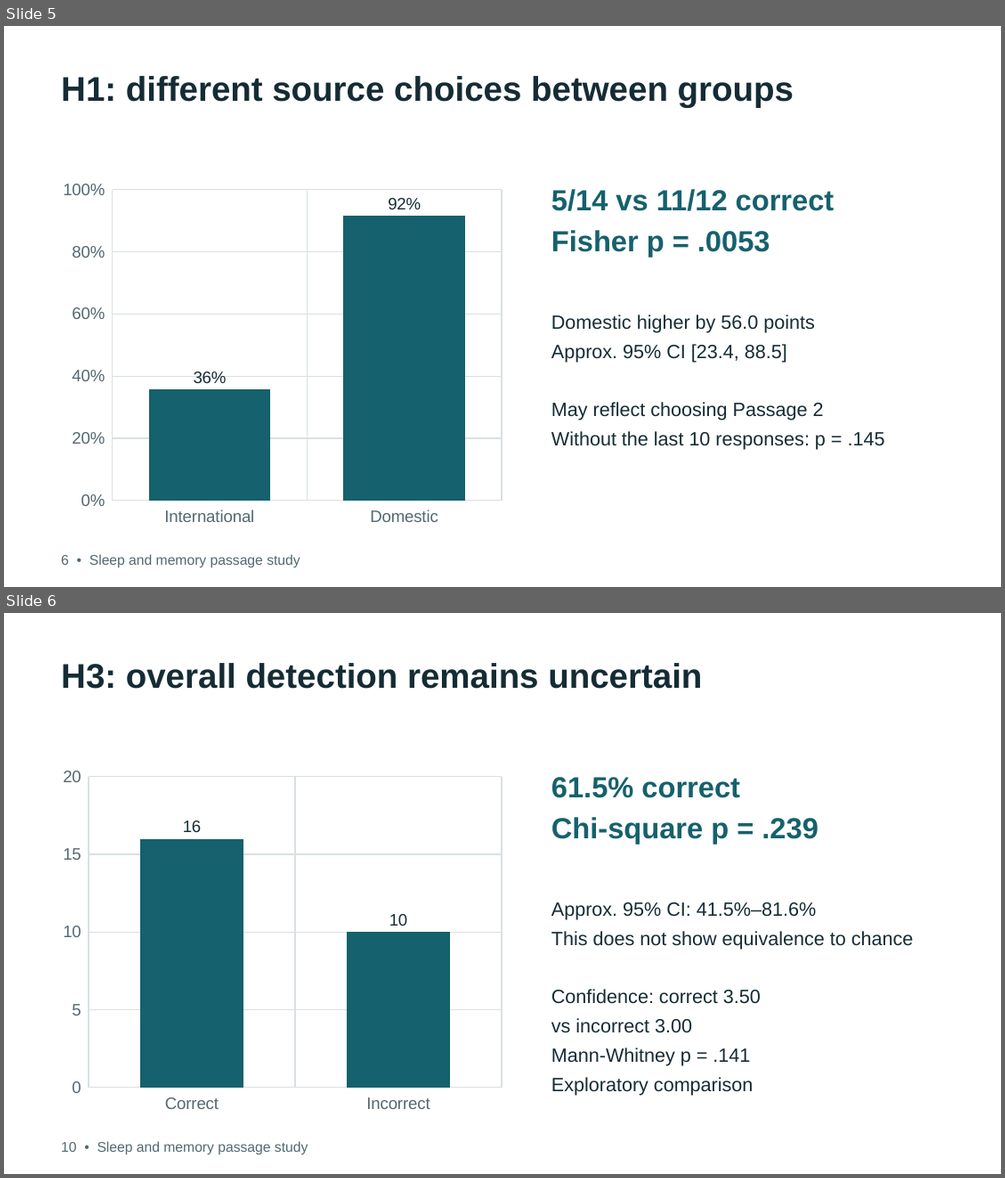
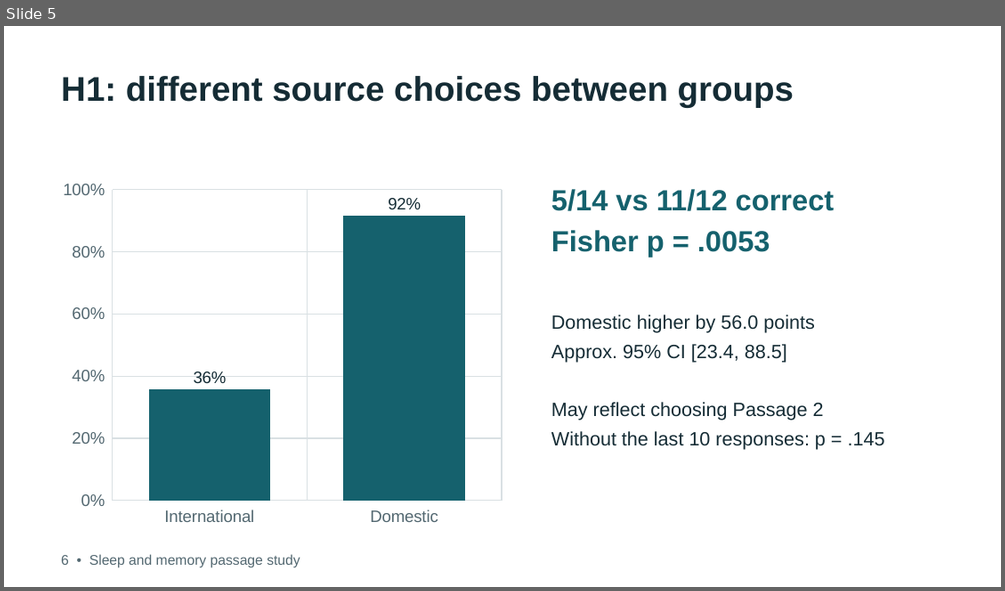
Before and after one commit to debshreechowdhury/sleep-memory-passage-study, a slide deck: presentation/design_detection.pptx. Shown one above the other, each under a label of ours: slides 5 and 6 before the commit, slide 5 after it. The pictures are 1005x1178 and 1005x591 pixels, drawn with LibreOffice and Linux fonts; fonts in the diff are those of the drawing. Boxes give left, top, right and bottom in pixels: in the first picture for what was removed or moved away, otherwise in the second. Text is boxed around its words. In the diff, an @@ line names an element or a change of style, - is before the commit and + after.

Commit message:
refactor: remove H3 and test H1 at .05 with H2 exploratory

```diff
--- a/presentation/design_detection.pptx
+++ b/presentation/design_detection.pptx
@@ slide 6 removed at bbox=[4, 613, 1001, 1174], background #FFFFFF @@
@@ text removed at bbox=[61, 663, 702, 689] @@
-H3: overall detection remains uncertain
@@ column chart removed at bbox=[54, 761, 511, 1120] @@
-categories: Correct, Incorrect
-Series 1: 16, 10
@@ text removed at bbox=[551, 777, 818, 844] @@
-61.5% correct
-Chi-square p = .239
@@ text removed at bbox=[551, 902, 914, 1095] @@
-Approx. 95% CI: 41.5%–81.6%
-This does not show equivalence to chance
-Confidence: correct 3.50
-vs incorrect 3.00
-Mann-Whitney p = .141
-Exploratory comparison
@@ text removed at bbox=[61, 1141, 307, 1155] @@
-10 • Sleep and memory passage study
```
Also in this commit, not shown: 3 slides changed, 52 other files.
